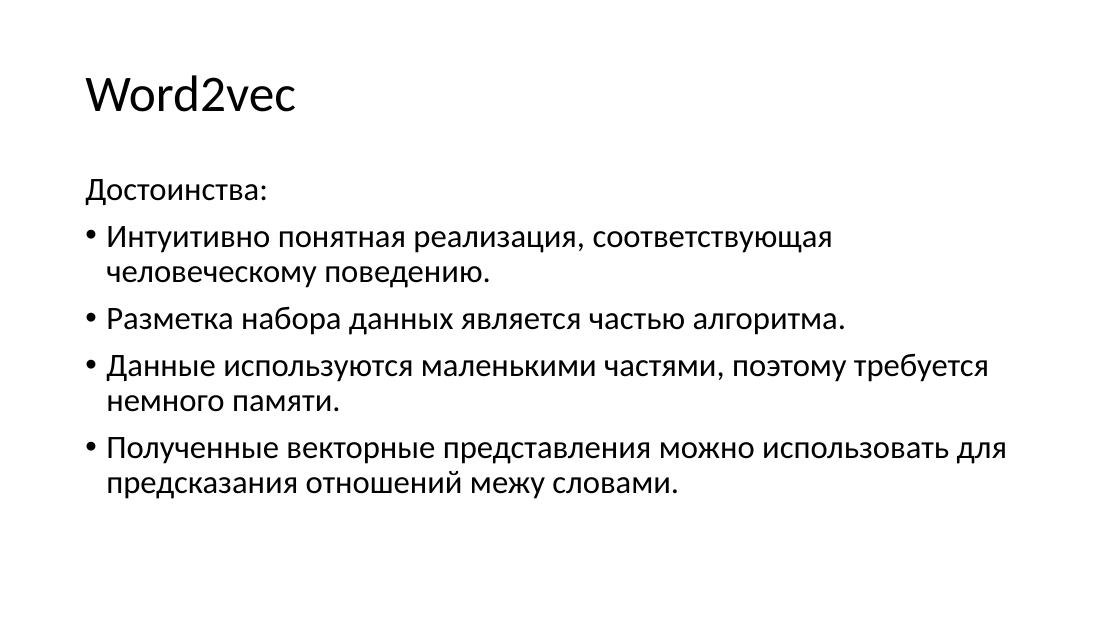
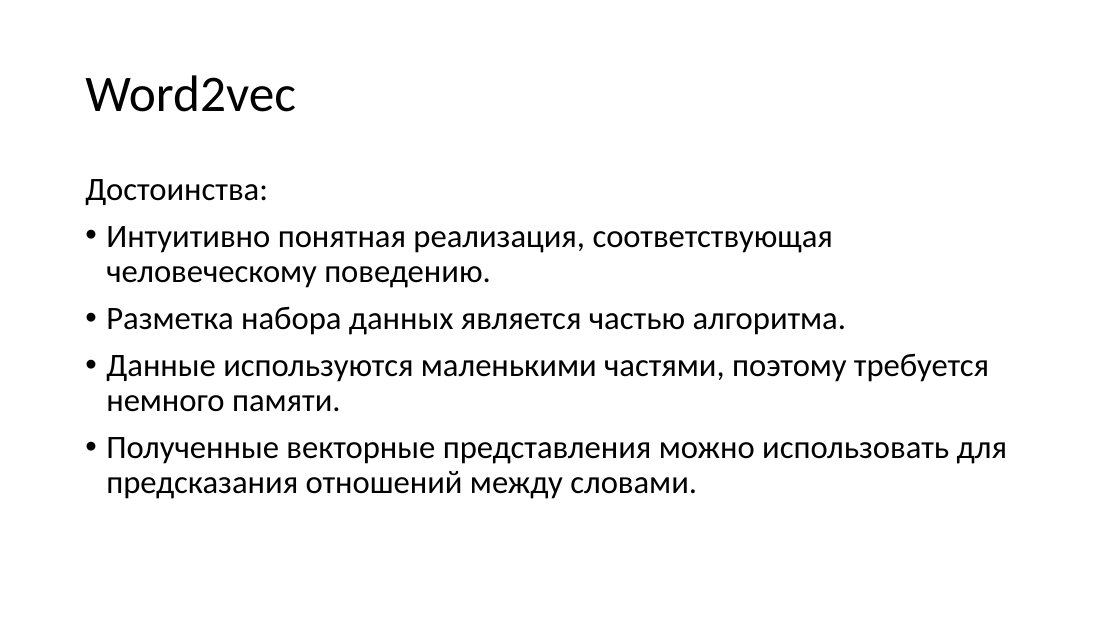
Before and after one commit to mosalov/AI_main_lectures, a slide deck: slide 41 of Лекция 11 07_04_2021.pptx. Drawn at 1120x630 pixels with LibreOffice and Linux fonts; fonts in the diff are those of the drawing. Boxes give left, top, right and bottom in pixels: in the first picture for what was removed or moved away, otherwise in the second. Text is boxed around its words. In the diff, an @@ line names an element or a change of style, - is before the commit and + after.

Commit message:
Update Лекция 11 07_04_2021.pptx
Мелкие исправления в  лекции №11.

```diff
--- a/Лекция 11 07_04_2021.pptx
+++ b/Лекция 11 07_04_2021.pptx
@@ text at box(106, 437, 1007, 499): text changed @@
-• Полученные векторные представления можно использовать для предсказания отношений межу словами.
+• Полученные векторные представления можно использовать для предсказания отношений между словами.
```
